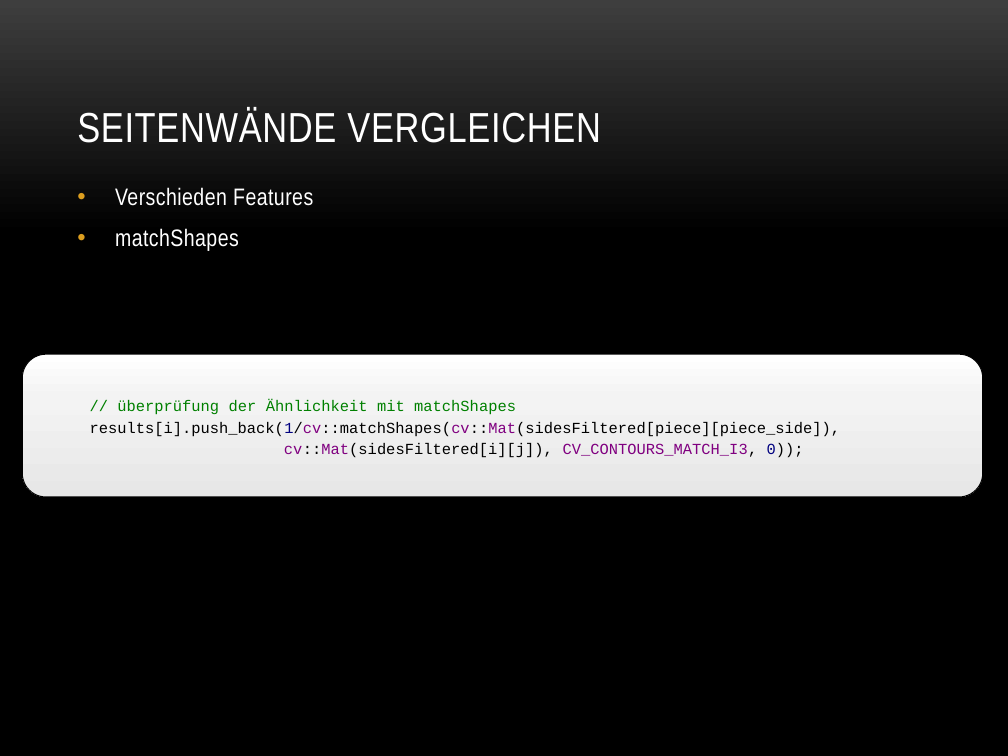
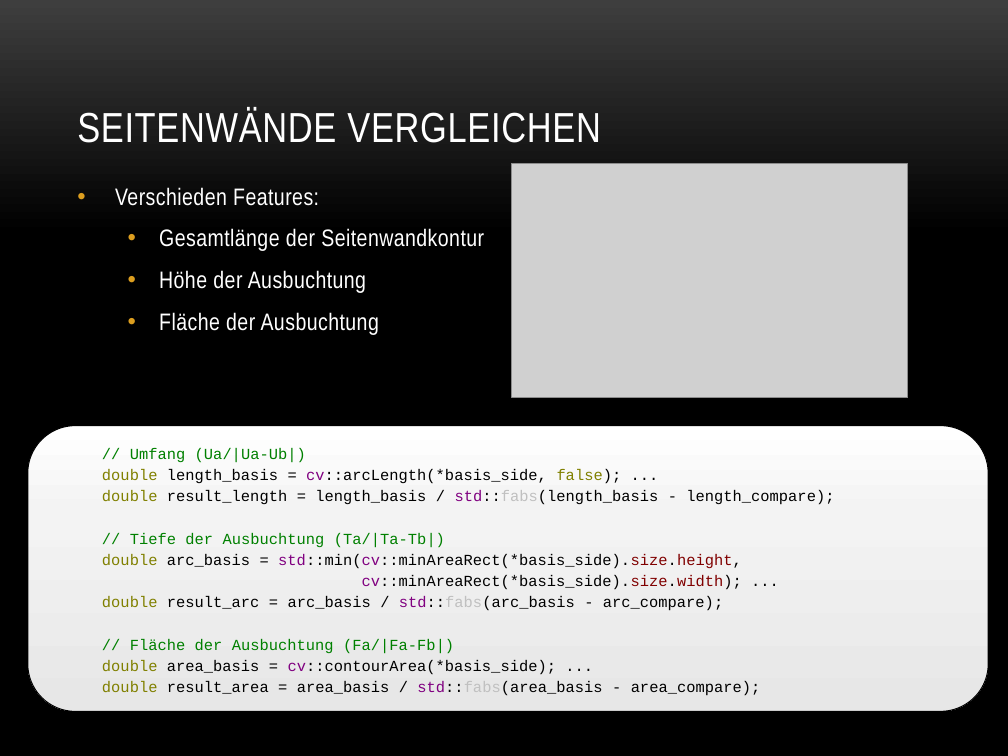
Before and after one commit to baertschi/Puzzle, a slide deck: slide 19 of Doku/Puzzle.pptx. Drawn at 1008x756 pixels with LibreOffice and Linux fonts; fonts in the diff are those of the drawing; grey boxes stand for pictures; background and template pictures are left out. Boxes give left, top, right and bottom in pixels: in the first picture for what was removed or moved away, otherwise in the second. Text is boxed around its words. In the diff, an @@ line names an element or a change of style, - is before the commit and + after.

```diff
--- a/Doku/Puzzle.pptx
+++ b/Doku/Puzzle.pptx
@@ picture added at (x1=512, y1=163, x2=908, y2=397) @@
@@ text at (x1=115, y1=187, x2=484, y2=335): text changed @@
-• Verschieden Features
-• matchShapes
+• Verschieden Features:
+  • Gesamtlänge der Seitenwandkontur
+  • Höhe der Ausbuchtung
+  • Fläche der Ausbuchtung
@@ rounded rectangle "// Umfang (Ua/|Ua-Ub|)" resized from (x1=22, y1=354, x2=983, y2=497) to (x1=28, y1=425, x2=989, y2=711) @@
@@ text in rounded rectangle at (x1=102, y1=448, x2=834, y2=696): text changed @@
-  // überprüfung der Ähnlichkeit mit matchShapes
-  results[i].push_back(1/cv::matchShapes(cv::Mat(sidesFiltered[piece][piece_side]),
-  cv::Mat(sidesFiltered[i][j]), CV_CONTOURS_MATCH_I3, 0));
+  // Umfang (Ua/|Ua-Ub|)
+  double length_basis = cv::arcLength(*basis_side, false); ...
+  double result_length = length_basis / std::fabs(length_basis - length_compare);
+  // Tiefe der Ausbuchtung (Ta/|Ta-Tb|)
+  double arc_basis = std::min(cv::minAreaRect(*basis_side).size.height,
+  cv::minAreaRect(*basis_side).size.width); ...
+  double result_arc = arc_basis / std::fabs(arc_basis - arc_compare);
+  // Fläche der Ausbuchtung (Fa/|Fa-Fb|)
+  double area_basis = cv::contourArea(*basis_side); ...
+  double result_area = area_basis / std::fabs(area_basis - area_compare);
```
Also in this commit, not shown: 2 other slides changed, 8 other files.
